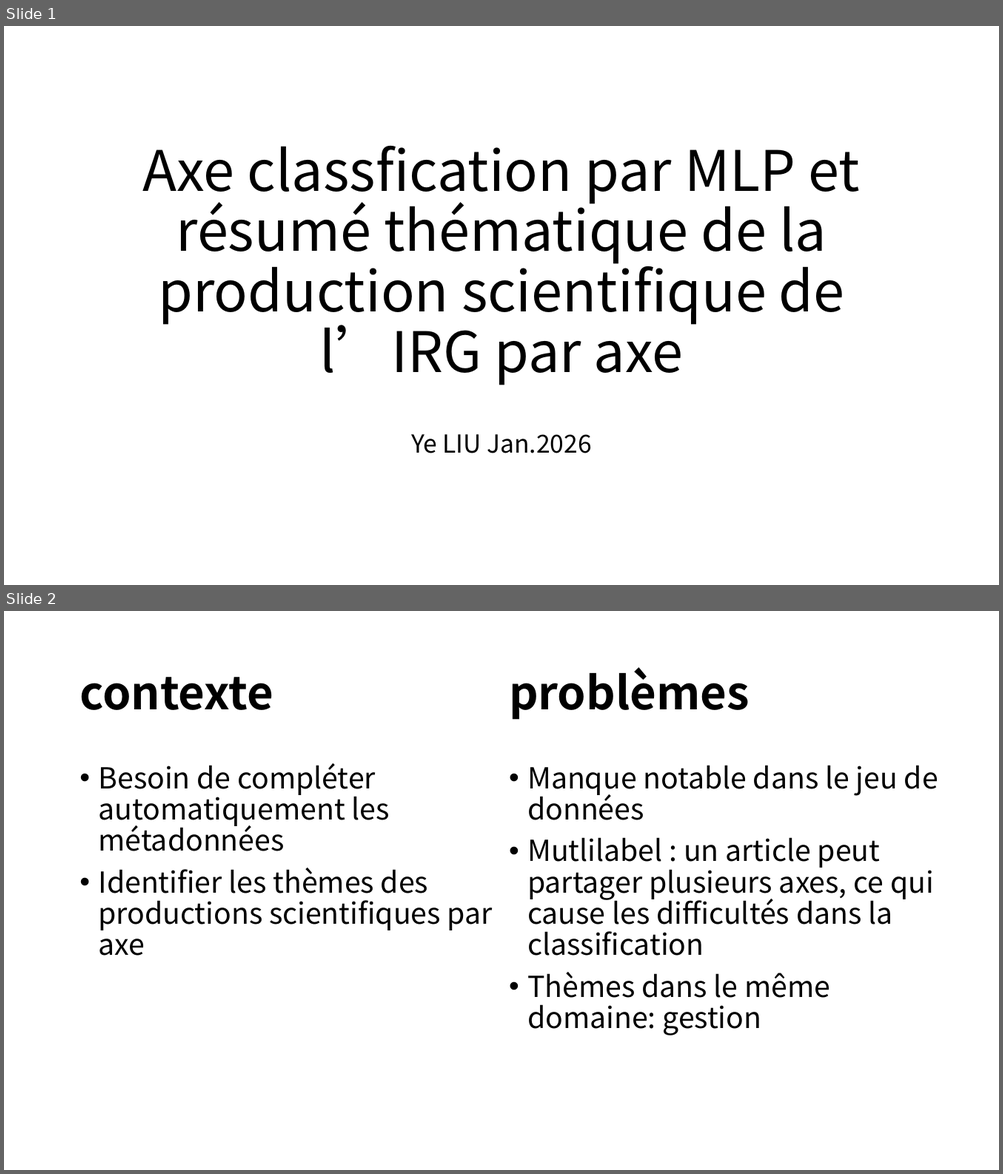
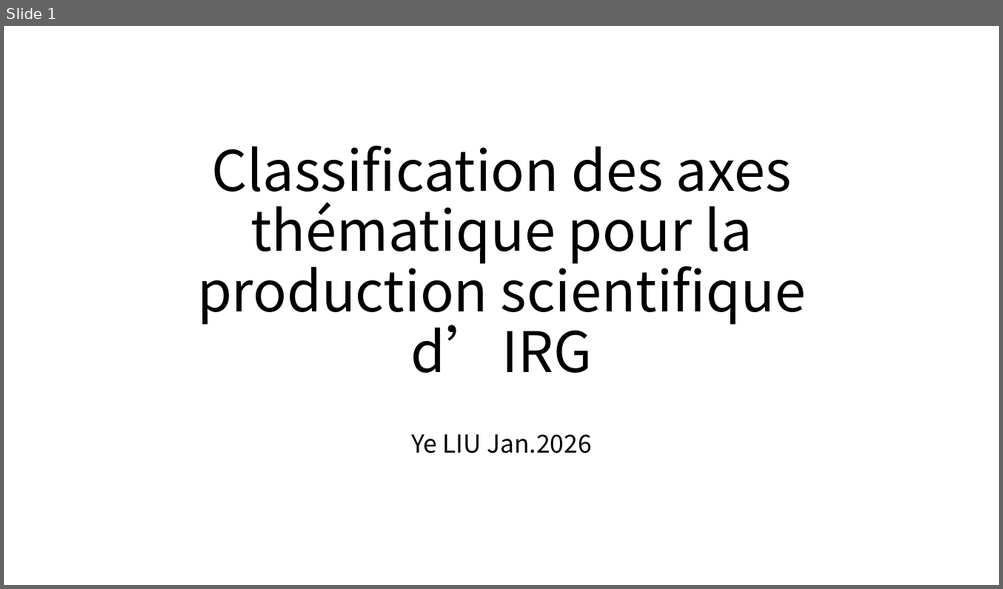
Before and after one commit to yeliu-dh/hal_insight, a slide deck: axe_classification.pptx. Shown one above the other, each under a label of ours: slides 1 and 2 before the commit, slide 1 after it. The pictures are 1003x1174 and 1003x589 pixels, drawn with LibreOffice and Linux fonts; fonts in the diff are those of the drawing. Boxes give left, top, right and bottom in pixels: in the first picture for what was removed or moved away, otherwise in the second. Text is boxed around its words. In the diff, an @@ line names an element or a change of style, - is before the commit and + after.

```diff
--- a/axe_classification.pptx
+++ b/axe_classification.pptx
@@ slide 2 removed at (4,611,999,1170), background #FFFFFF @@
@@ title removed at (79,677,273,710) @@
-contexte
@@ text removed at (509,667,749,720) @@
-problèmes
@@ text removed at (99,763,492,956) @@
-• Besoin de compléter automatiquement les métadonnées
-• Identifier les thèmes des productions scientifiques par axe
@@ text removed at (527,765,938,1036) @@
-• Manque notable dans le jeu de données
-• Mutlilabel : un article peut partager plusieurs axes, ce qui cause les difficultés dans la classification
-• Thèmes dans le même domaine: gestion
@@ slide 1 changed as well @@
@@ title at (197,146,805,373): text changed @@
-Axe classfication par MLP et résumé thématique de la production scientifique de l’IRG par axe
+Classification des axes thématique pour la production scientifique d’IRG
```
Also in this commit, not shown: 1 other slide changed, 8 slides added, 1 other slide removed, 10 other files.
